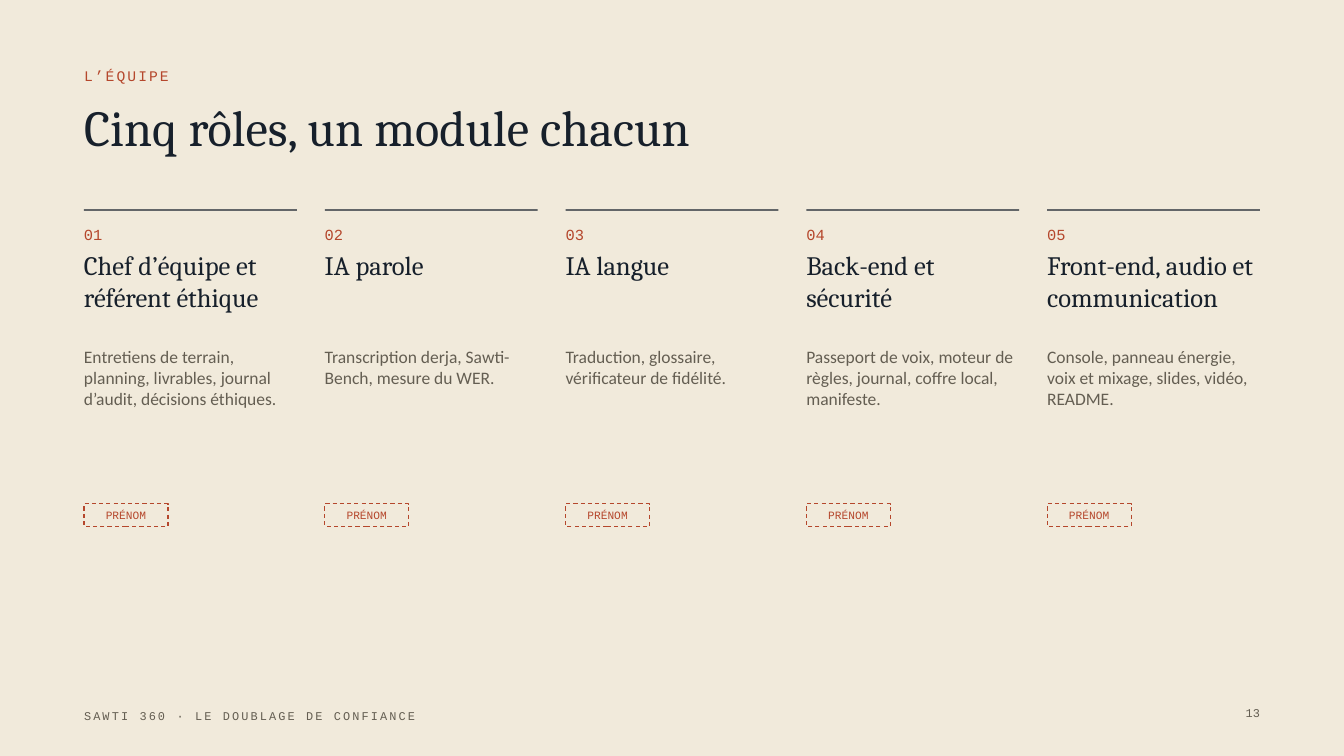
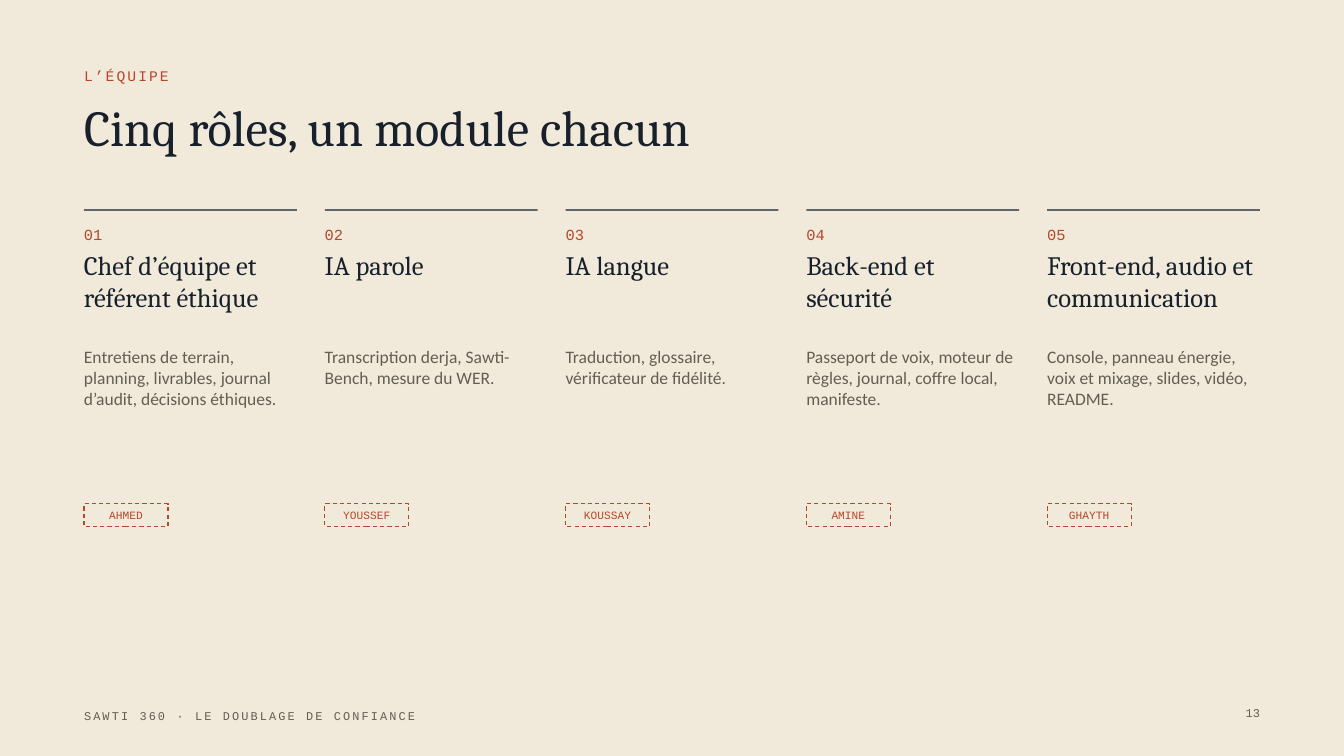
Before and after one commit to kssy06/Sawti360, a slide deck: slide 13 of docs/Sawti360_pitch.pptx. Drawn at 1344x756 pixels with LibreOffice and Linux fonts; fonts in the diff are those of the drawing. Boxes give left, top, right and bottom in pixels: in the first picture for what was removed or moved away, otherwise in the second. Text is boxed around its words. In the diff, an @@ line names an element or a change of style, - is before the commit and + after.

Commit message:
Pitch : noms de l'équipe sur la diapositive 13

```diff
--- a/docs/Sawti360_pitch.pptx
+++ b/docs/Sawti360_pitch.pptx
@@ text in rectangle at [109, 511, 143, 519]: text changed @@
-PRÉNOM
+AHMED
@@ text in rectangle at [343, 511, 390, 519]: text changed @@
-PRÉNOM
+YOUSSEF
@@ text in rectangle at [584, 511, 631, 519]: text changed @@
-PRÉNOM
+KOUSSAY
@@ text in rectangle at [832, 511, 866, 519]: text changed @@
-PRÉNOM
+AMINE
@@ text in rectangle at [1069, 511, 1109, 519]: text changed @@
-PRÉNOM
+GHAYTH
```
